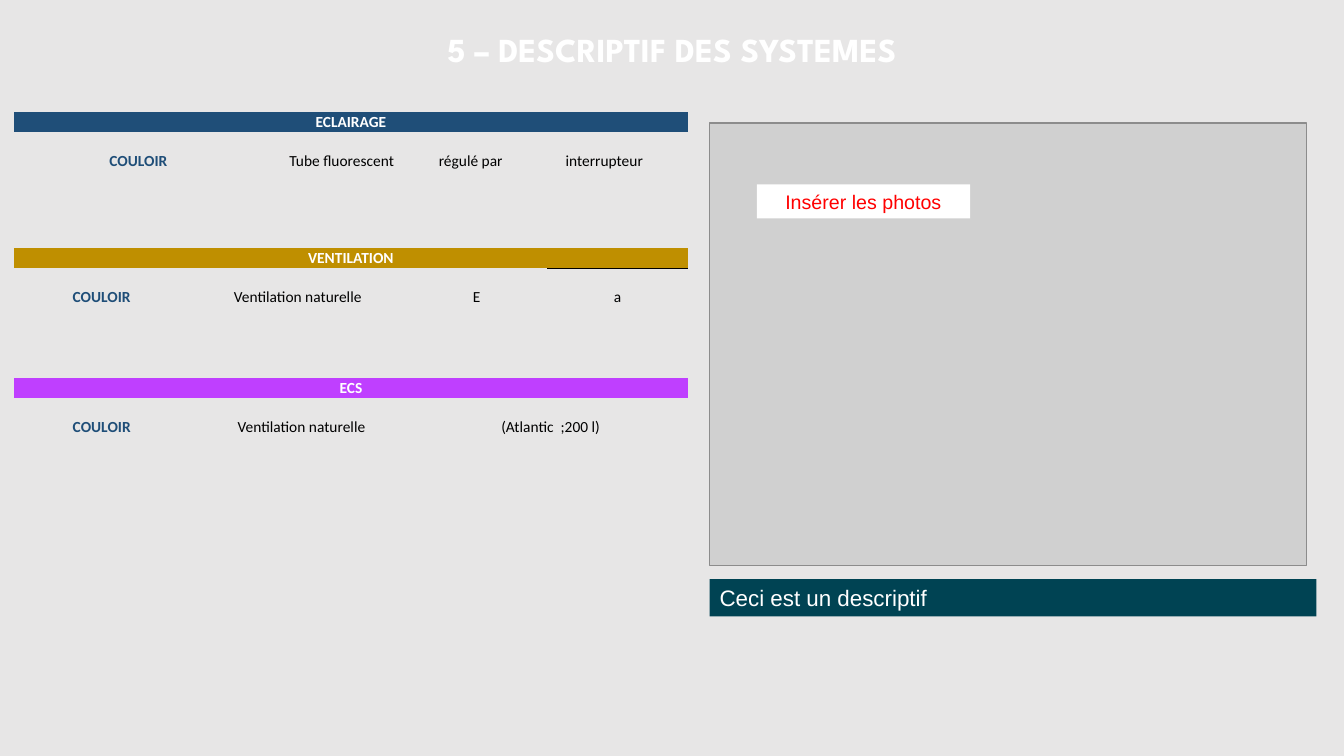
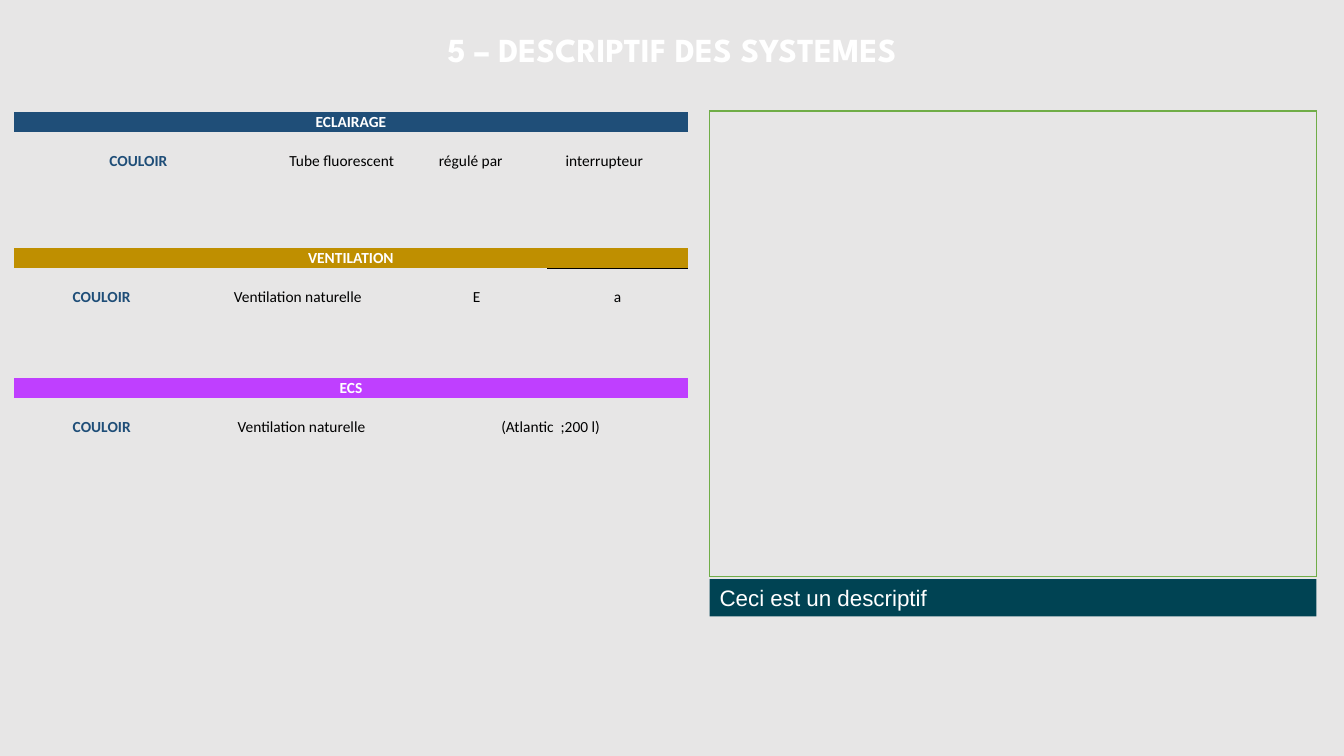
Before and after one commit to sigsieml/super-cep, a slide deck: slide 5 of app/src/main/assets/powerpointvierge.pptx. Drawn at 1344x756 pixels with LibreOffice and Linux fonts; fonts in the diff are those of the drawing; grey boxes stand for pictures; background and template pictures are left out. Boxes give left, top, right and bottom in pixels: in the first picture for what was removed or moved away, otherwise in the second. Text is boxed around its words. In the diff, an @@ line names an element or a change of style, - is before the commit and + after.

Commit message:
Ajout d'images sur le powerpoint

```diff
--- a/app/src/main/assets/powerpointvierge.pptx
+++ b/app/src/main/assets/powerpointvierge.pptx
@@ rectangle added at [710,111,1317,577], outline #70AD47 1 pt @@
@@ picture removed at [710,123,1307,566] @@
@@ rectangle removed at [757,185,971,219] @@
-Insérer les photos
```
Also in this commit, not shown: 4 other slides changed, 6 other files.
